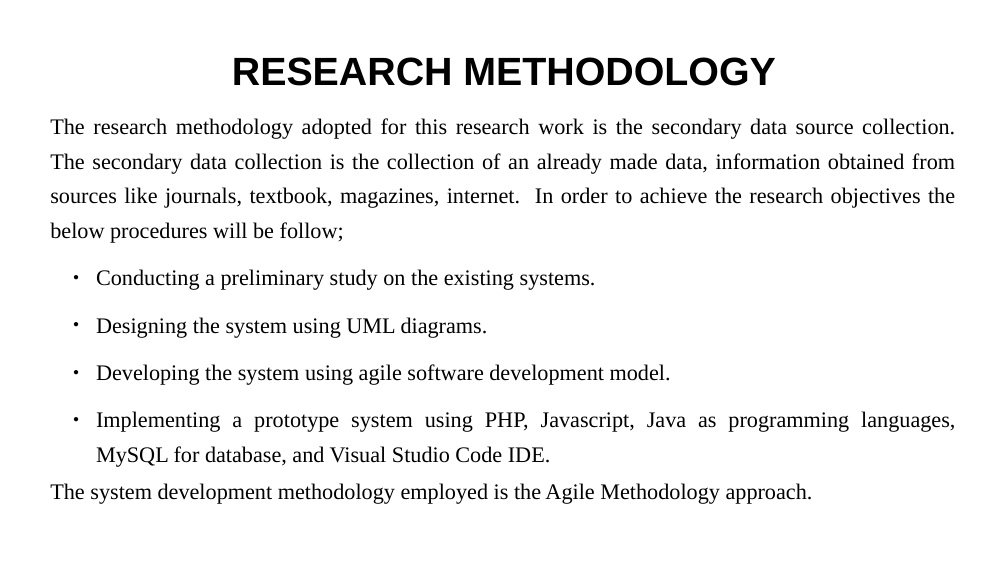
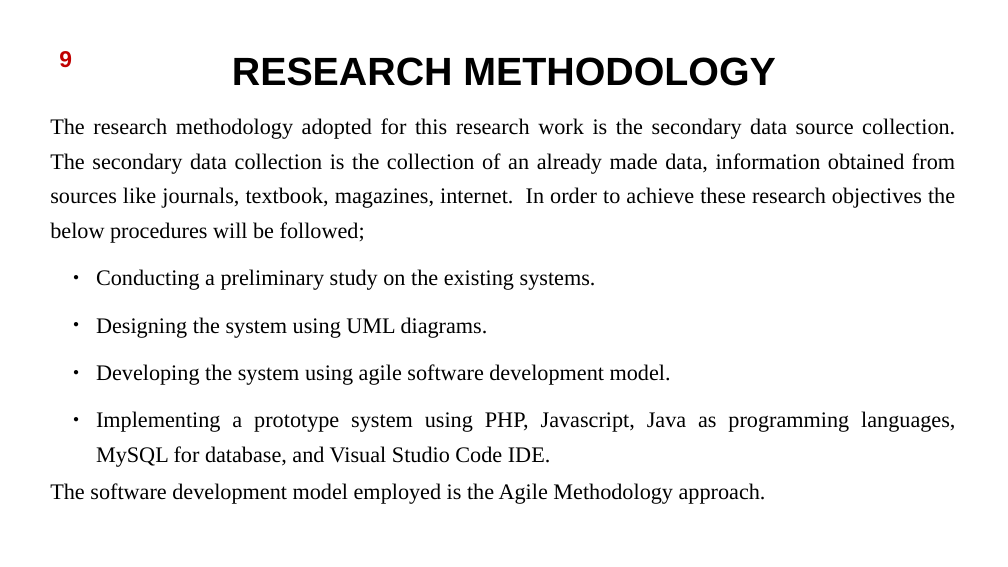
Before and after one commit to Jackieriel/crime-reporting-system, a slide deck: slide 10 of PAPER WORK/TESSY MAIN WORK/NOVEMBER/ETUKUDOH UNWANA THERESA CRIME SYSTEM.pptx. Drawn at 1008x567 pixels with LibreOffice and Linux fonts; fonts in the diff are those of the drawing; background and template pictures are left out. Boxes give left, top, right and bottom in pixels: in the first picture for what was removed or moved away, otherwise in the second. Text is boxed around its words. In the diff, an @@ line names an element or a change of style, - is before the commit and + after.

```diff
--- a/PAPER WORK/TESSY MAIN WORK/NOVEMBER/ETUKUDOH UNWANA THERESA CRIME SYSTEM.pptx
+++ b/PAPER WORK/TESSY MAIN WORK/NOVEMBER/ETUKUDOH UNWANA THERESA CRIME SYSTEM.pptx
@@ text added at <box>59,51,72,68</box>, 18 pt, text #C00000, bold @@
+9
@@ text at <box>50,118,955,243</box>: text changed @@
-The research methodology adopted for this research work is the secondary data source collection. The secondary data collection is the collection of an already made data, information obtained from sources like journals, textbook, magazines, internet. In order to achieve the research objectives the below procedures will be follow;
+The research methodology adopted for this research work is the secondary data source collection. The secondary data collection is the collection of an already made data, information obtained from sources like journals, textbook, magazines, internet. In order to achieve these research objectives the below procedures will be followed;
@@ text at <box>50,483,766,504</box>: text changed @@
-The system development methodology employed is the Agile Methodology approach.
+The software development model employed is the Agile Methodology approach.
```
Also in this commit, not shown: 11 other slides changed, 54 other files.
